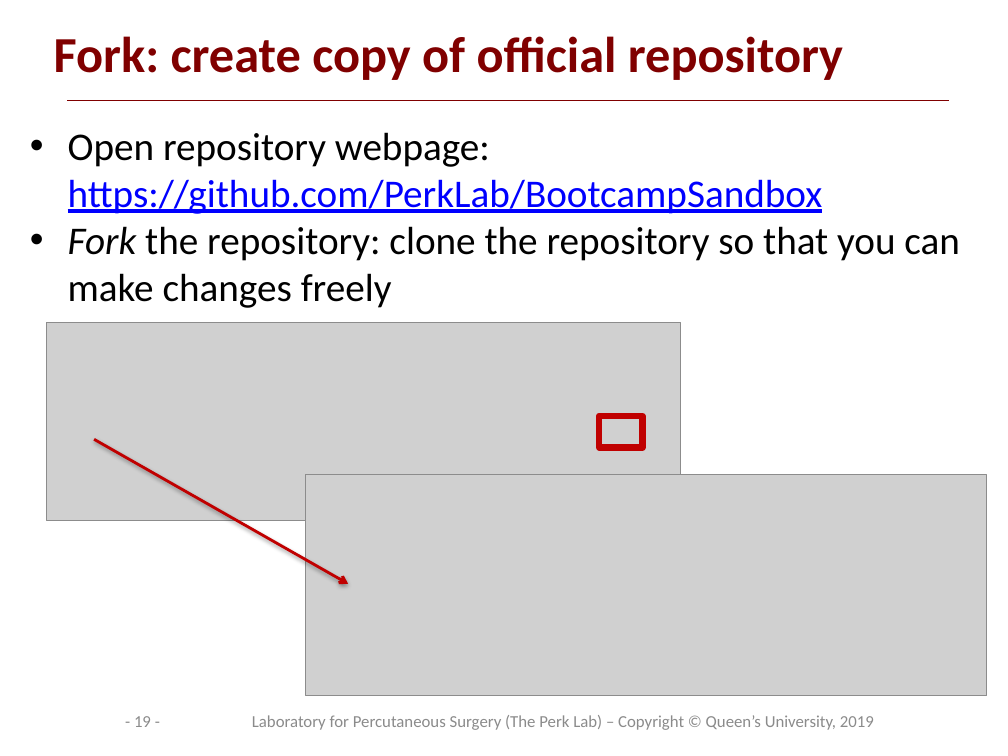
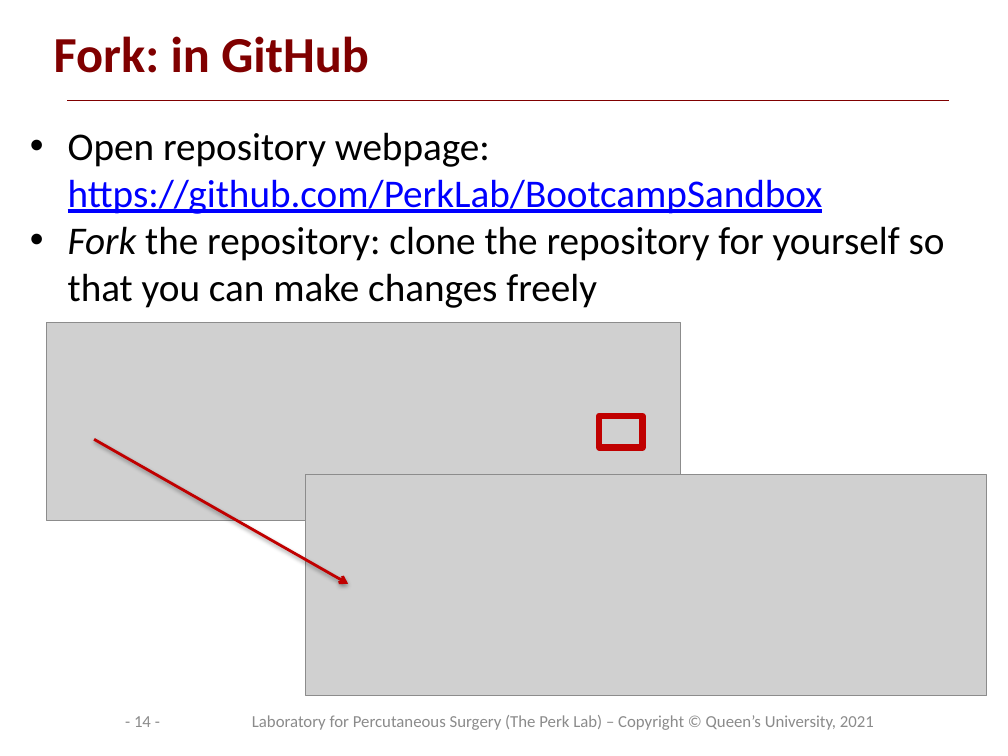
Before and after one commit to PerkLab/PerkLabBootcamp, a slide deck: slide 14 of Doc/day1_2_PerkLabProjectManagement.pptx (slide 19 before the commit). Drawn at 1008x756 pixels with LibreOffice and Linux fonts; fonts in the diff are those of the drawing; grey boxes stand for pictures; background and template pictures are left out. Boxes give left, top, right and bottom in pixels: in the first picture for what was removed or moved away, otherwise in the second. Text is boxed around its words. In the diff, an @@ line names an element or a change of style, - is before the commit and + after.

```diff
--- a/Doc/day1_2_PerkLabProjectManagement.pptx
+++ b/Doc/day1_2_PerkLabProjectManagement.pptx
@@ title at [54,36,369,73]: text changed @@
-Fork: create copy of official repository
+Fork: in GitHub
@@ text at [68,226,945,308]: text changed @@
-• Fork the repository: clone the repository so that you can make changes freely
+• Fork the repository: clone the repository for yourself so that you can make changes freely
@@ page number at [134,716,151,727]: text changed @@
-- 19 -
+- 14 -
@@ text at [252,715,874,730]: text changed @@
-Laboratory for Percutaneous Surgery (The Perk Lab) – Copyright © Queen’s University, 2019
+Laboratory for Percutaneous Surgery (The Perk Lab) – Copyright © Queen’s University, 2021
```
Also in this commit, not shown: 29 other slides changed, 6 slides added, 7 slides removed, 6 other files.
